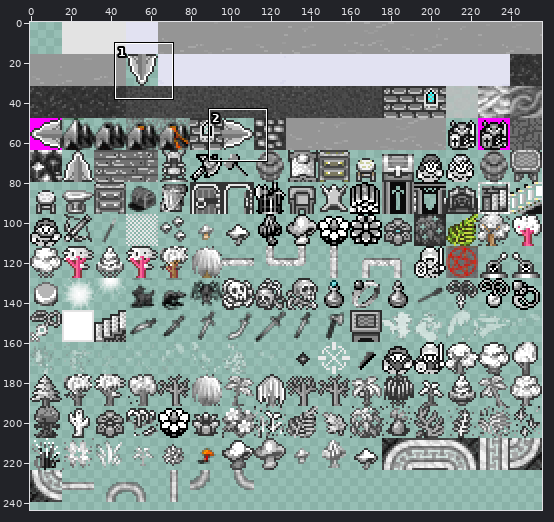
Edited in one commit: sprite sheet (Compiled/resources/resources.png). The first picture is a wide view before the edit; the outline marks the close-up.
Close-up. Before:
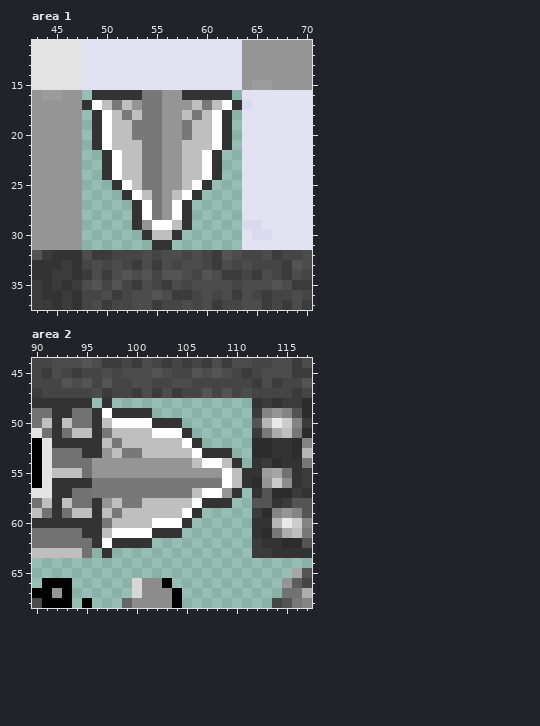
The file is 256x256 pixels. Pixels under 10% opacity are left out. Colours within 5 levels of each other are drawn and written as one. Shown: area 1: x 43..70, y 11..37; area 2: x 90..117, y 44..68. The wide view leaves out empty margins. The commit also changed other parts of the picture, which this record leaves out.
New version:
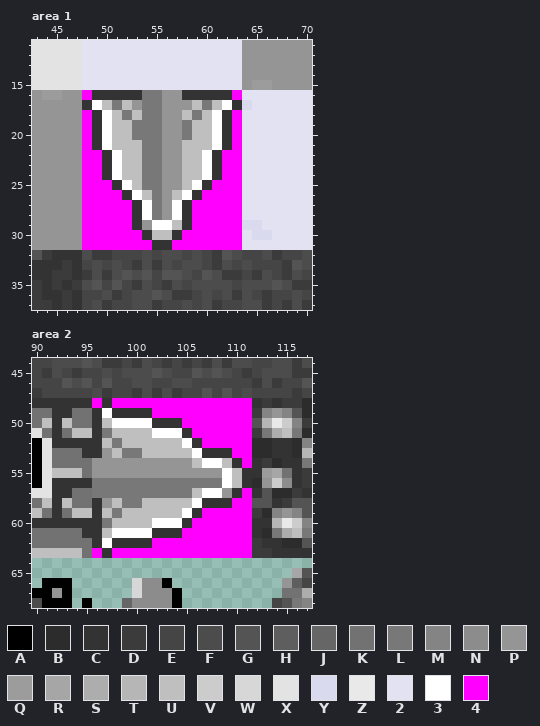
Palette (. is transparent): A #000000  B #2c2c2c  C #333333  D #3b3b3b  E #454545  F #4c4c4c  G #545454  H #5e5e5e  J #666666  K #727272  L #787878  M #848484  N #8c8c8c  P #959595  Q #9c9c9c  R #a6a6a6  S #adadad  T #b6b6b6  U #bfbfbf  V #cccccc  W #d7d7d7  X #e3e3e3  Y #dadaee  Z #e9e9e9  2 #e2e2f2  3 #ffffff  4 #ff00ff
Edits made:
Area 1:
y 16: x 48 . -> 4; x 63 . -> 4
y 18..21: x 48 . -> 4; x 63 . -> 4
y 22..24: x 48..49 .. -> 44; x 62..63 .. -> 44
y 25: x 48..50 ... -> 444; x 61..63 ... -> 444
y 26: x 48..51 .... -> 4444; x 60..63 .... -> 4444
y 27..29: x 48..52 ..... -> 44444; x 59..63 ..... -> 44444
y 30: x 48..53 ...... -> 444444; x 58..63 ...... -> 444444
y 31: x 48..54 ....... -> 4444444; x 57..63 ....... -> 4444444
Area 2:
y 48: x 96 . -> 4; x 98..111 .............. -> 44444444444444
y 49: x 102..111 .......... -> 4444444444
y 50: x 105..111 ....... -> 4444444
y 51: x 106..111 ...... -> 444444
y 52: x 107..111 ..... -> 44444
y 53: x 110..111 .. -> 44
y 54: x 111 . -> 4
y 57: x 111 . -> 4
y 58: x 110..111 .. -> 44
y 59: x 107..111 ..... -> 44444
y 60: x 106..111 ...... -> 444444
y 61: x 105..111 ....... -> 4444444
y 62: x 102..111 .......... -> 4444444444
y 63: x 96 . -> 4; x 98..111 .............. -> 44444444444444
